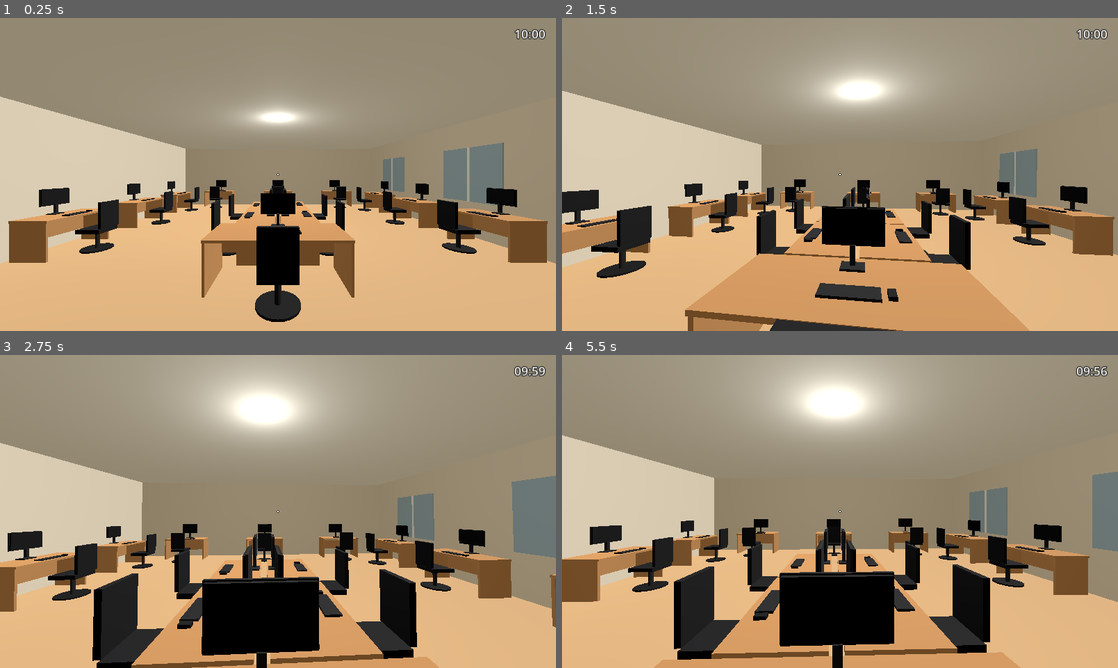
Above: before the commit, frames 1-4 (two rows, left to right).
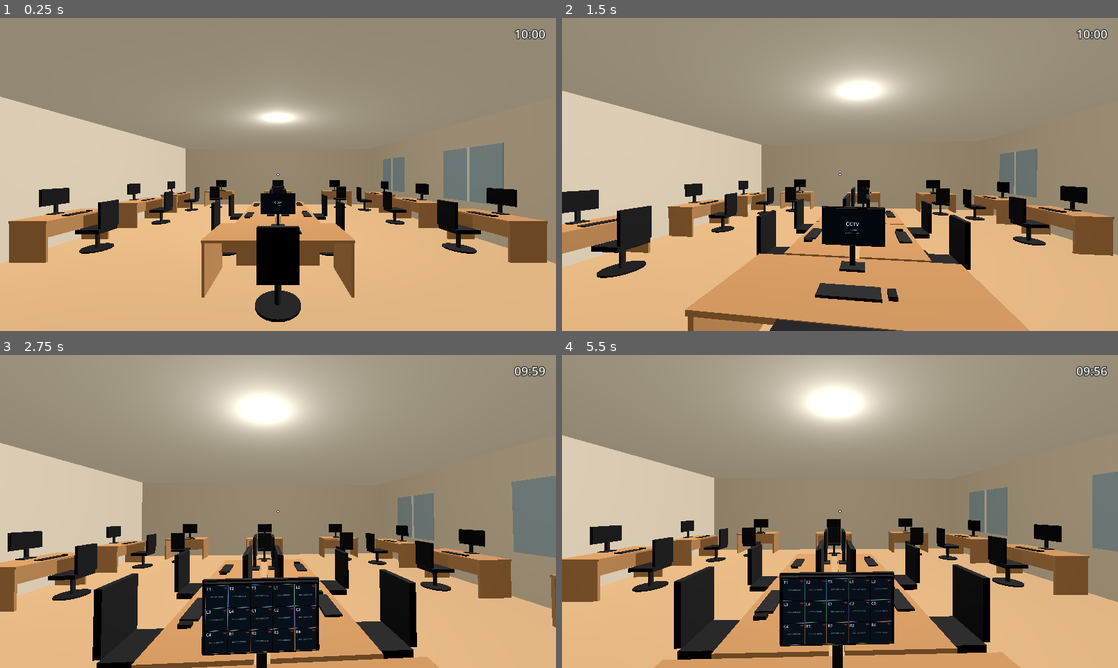
Above: after the commit, the same moments.

Repository: 1249137-star/Spot_the_cheater
Game: Godot game, scene res://scenes/game/game.tscn
The game is run twice, just before and just after one commit, with the same random seed, the same clock (stepped at 60 frames per second) and the same inputs.
Inputs (mouse positions are in pixels of both pictures, inside the frame that each line leads up to):
- Up to frame 1 (0.25 s): no input
- Up to frame 2 (1.5 s): tap Enter at 0.5 s; move the mouse to (867, 174) at 0.52 s; hold E (interact) 0.53-1.28 s; hold W (move_forward) from 0.53 s (still down); tap Space (jump) at 0.77 s; tap C (toggle_cctv, bound only after the commit) at 0.8, 1.35 s; move the mouse to (812, 174) at 1.27 s
- Up to frame 3 (2.75 s): keep holding W (move_forward); tap Space (jump) at 1.52 s; tap E (interact) at 1.55 s; move the mouse to (289, 505) at 2.02 s; hold E (interact) from 2.03 s (still down); tap C (toggle_cctv, bound only after the commit) at 2.3 s
- Up to frame 4 (5.5 s): keep holding W (move_forward); tap Space (jump) at 2.75, 3.02, 3.77, 4.52 s; move the mouse to (834, 517) at 2.77 s; release E (interact) at 2.78 s; tap C (toggle_cctv, bound only after the commit) at 2.85, 3.8, 4.35, 5.3 s; tap E (interact) at 3.05, 4.55 s; move the mouse to (878, 514) at 3.52 s; hold E (interact) 3.53-4.28 s; move the mouse to (795, 508) at 4.27 s; move the mouse to (845, 511) at 5.02 s; hold E (interact) from 5.03 s (still down)

The runs differ from the first frame. In frame 1, less than 0.1% of the frame differs, in the area x 49-51%, y 58-63%; in frame 2, less than 0.1%; in frame 3, 4.2%, in the area x 36-57%, y 72-96%; in frame 4, 4.0%.

Commit message:
feat: макет CCTV

Diff:
--- a/project.godot
+++ b/project.godot
@@ -59,6 +59,11 @@
 "events": [Object(InputEventKey,"resource_local_to_scene":false,"resource_name":"","device":-1,"window_id":0,"alt_press …(190 unchanged characters)…
 ]
 }
+toggle_cctv={
+"deadzone": 0.5,
+"events": [Object(InputEventKey,"resource_local_to_scene":false,"resource_name":"","device":-1,"window_id":0,"alt_pressed":false,"shift_pressed":false,"ctrl_pressed":false,"meta_pressed":false,"pressed":false,"keycode":0,"physical_keycode":67,"key_label":0,"unicode":0,"location":0,"echo":false,"script":null)
+]
+}
 
 [rendering]
 
--- a/scenes/game/game.tscn
+++ b/scenes/game/game.tscn
@@ -6,6 +6,7 @@
 [ext_resource type="Script" path="res://scripts/ui/timer_label.gd" id="4_timer_label"]
 [ext_resource type="PackedScene" path="res://scenes/ui/pause_menu.tscn" id="5_pause_menu"]
 [ext_resource type="Script" path="res://scripts/ui/crosshair.gd" id="6_crosshair"]
+[ext_resource type="PackedScene" path="res://scenes/props/teacher_cctv_monitor.tscn" id="7_cctv_monitor"]
 
 [node name="Game" type="Node3D"]
 
@@ -16,6 +17,9 @@
 
 [node name="Player" parent="." instance=ExtResource("2_player")]
 transform = Transform3D(1, 0, 0, 0, 1, 0, 0, 0, 1, 0, 0.05, 5)
+
+[node name="TeacherCCTV" parent="." instance=ExtResource("7_cctv_monitor")]
+transform = Transform3D(1, 0, 0, 0, 1, 0, 0, 0, 1, 0, 1.12, 1.6785)
 
 [node name="HUD" type="CanvasLayer" parent="."]
 
--- a/scenes/player/player.tscn
+++ b/scenes/player/player.tscn
@@ -21,4 +21,4 @@
 [node name="RayCast3D" type="RayCast3D" parent="Camera3D"]
 target_position = Vector3(0, 0, -2.5)
 enabled = true
-collision_mask = 3
+collision_mask = 7
--- /dev/null
+++ b/scenes/props/teacher_cctv_monitor.tscn
@@ -0,0 +1,81 @@
+[gd_scene load_steps=5 format=3]
+
+[ext_resource type="Script" path="res://scripts/props/teacher_cctv_monitor.gd" id="1_monitor"]
+[ext_resource type="PackedScene" path="res://scenes/ui/cctv_grid.tscn" id="2_grid"]
+
+[sub_resource type="QuadMesh" id="QuadMesh_screen"]
+size = Vector2(0.53, 0.32)
+
+[sub_resource type="BoxShape3D" id="Shape_monitor"]
+size = Vector3(0.53, 0.32, 0.05)
+
+[node name="TeacherCCTV" type="StaticBody3D" groups=["cctv_monitor"]]
+collision_layer = 4
+collision_mask = 0
+script = ExtResource("1_monitor")
+
+[node name="CollisionShape3D" type="CollisionShape3D" parent="."]
+transform = Transform3D(1, 0, 0, 0, 1, 0, 0, 0, 1, 0, 0, -0.01)
+shape = SubResource("Shape_monitor")
+
+[node name="Screen" type="MeshInstance3D" parent="."]
+transform = Transform3D(1, 0, 0, 0, 1, 0, 0, 0, 1, 0, 0, 0.002)
+mesh = SubResource("QuadMesh_screen")
+
+[node name="SubViewport" type="SubViewport" parent="."]
+disable_3d = true
+gui_disable_input = true
+size = Vector2i(800, 480)
+render_target_update_mode = 4
+
+[node name="CCTVFeed" parent="SubViewport" instance=ExtResource("2_grid")]
+
+[node name="Standby" type="Control" parent="SubViewport"]
+anchors_preset = 15
+anchor_right = 1.0
+anchor_bottom = 1.0
+grow_horizontal = 2
+grow_vertical = 2
+mouse_filter = 2
+
+[node name="Bg" type="ColorRect" parent="SubViewport/Standby"]
+anchors_preset = 15
+anchor_right = 1.0
+anchor_bottom = 1.0
+grow_horizontal = 2
+grow_vertical = 2
+mouse_filter = 2
+color = Color(0.03, 0.05, 0.07, 1)
+
+[node name="Center" type="CenterContainer" parent="SubViewport/Standby"]
+anchors_preset = 15
+anchor_right = 1.0
+anchor_bottom = 1.0
+grow_horizontal = 2
+grow_vertical = 2
+mouse_filter = 2
+
+[node name="VBox" type="VBoxContainer" parent="SubViewport/Standby/Center"]
+layout_mode = 2
+theme_override_constants/separation = 10
+
+[node name="Title" type="Label" parent="SubViewport/Standby/Center/VBox"]
+layout_mode = 2
+theme_override_colors/font_color = Color(0.75, 0.85, 0.95, 1)
+theme_override_font_sizes/font_size = 72
+text = "CCTV"
+horizontal_alignment = 1
+
+[node name="Count" type="Label" parent="SubViewport/Standby/Center/VBox"]
+layout_mode = 2
+theme_override_colors/font_color = Color(0.5, 0.6, 0.7, 1)
+theme_override_font_sizes/font_size = 24
+text = "15 камер"
+horizontal_alignment = 1
+
+[node name="Hint" type="Label" parent="SubViewport/Standby/Center/VBox"]
+layout_mode = 2
+theme_override_colors/font_color = Color(0.6, 0.72, 0.82, 1)
+theme_override_font_sizes/font_size = 20
+text = "E или C — открыть"
+horizontal_alignment = 1
--- /dev/null
+++ b/scenes/ui/cctv_grid.tscn
@@ -0,0 +1,12 @@
+[gd_scene load_steps=2 format=3]
+
+[ext_resource type="Script" path="res://scripts/ui/cctv_grid.gd" id="1_cctv_grid"]
+
+[node name="CCTVFeed" type="Control"]
+anchors_preset = 15
+anchor_right = 1.0
+anchor_bottom = 1.0
+grow_horizontal = 2
+grow_vertical = 2
+mouse_filter = 2
+script = ExtResource("1_cctv_grid")
--- a/scripts/player/player_controller.gd
+++ b/scripts/player/player_controller.gd
@@ -11,6 +11,7 @@
 @export var jump_velocity: float = 2.8
 @export var sit_distance: float = 1.0
 @export var stand_step: float = 0.8
+@export var cctv_distance: float = 3.0
 
 @onready var camera: Camera3D = $Camera3D
 @onready var ray: RayCast3D = $Camera3D/RayCast3D
@@ -41,6 +42,8 @@
 			)
 	elif event.is_action_pressed("interact"):
 		_try_interact()
+	elif event.is_action_pressed("toggle_cctv"):
+		_toggle_cctv()
 	elif event is InputEventMouseButton and event.button_index == MOUSE_BUTTON_RIGHT and event.pressed:
 		_try_interact()
 
@@ -78,6 +81,11 @@
 	if target == null:
 		return
 
+	if target.is_in_group("cctv_monitor"):
+		if target.has_method("interact"):
+			target.interact()
+		return
+
 	if not target.is_in_group("teacher_seat"):
 		print("[E] ", target.name)
 		return
@@ -96,6 +104,23 @@
 		return
 
 	_sit(sit_point.global_position)
+
+
+func _toggle_cctv() -> void:
+	var monitor := get_tree().get_first_node_in_group("cctv_monitor")
+	if monitor == null or not monitor.has_method("interact"):
+		return
+
+	var flat_distance := Vector2(
+		global_position.x - monitor.global_position.x,
+		global_position.z - monitor.global_position.z
+	).length()
+
+	if flat_distance > cctv_distance:
+		print("[CCTV] Слишком далеко: %.2f м" % flat_distance)
+		return
+
+	monitor.interact()
 
 
 func _sit(seat_position: Vector3) -> void:
--- /dev/null
+++ b/scripts/props/teacher_cctv_monitor.gd
@@ -0,0 +1,31 @@
+extends StaticBody3D
+
+## Монитор преподавателя с сеткой CCTV 3×5.
+## Картинка рисуется в SubViewport и выводится на экран 3D-модели.
+## Открывается и закрывается взаимодействием (E / ПКМ) или клавишей C.
+
+@onready var viewport: SubViewport = $SubViewport
+@onready var screen: MeshInstance3D = $Screen
+@onready var feed: Control = $SubViewport/CCTVFeed
+@onready var standby: Control = $SubViewport/Standby
+
+var is_open: bool = false
+
+
+func _ready() -> void:
+	var material := StandardMaterial3D.new()
+	material.shading_mode = BaseMaterial3D.SHADING_MODE_UNSHADED
+	material.albedo_texture = viewport.get_texture()
+	screen.material_override = material
+	set_open(false)
+
+
+func interact() -> void:
+	set_open(not is_open)
+
+
+func set_open(value: bool) -> void:
+	is_open = value
+	feed.visible = value
+	standby.visible = not value
+	print("[CCTV] %s" % ("открыт" if value else "закрыт"))
--- /dev/null
+++ b/scripts/ui/cctv_grid.gd
@@ -0,0 +1,102 @@
+extends Control
+
+## Сетка CCTV 3×5: 15 заглушек камер учеников.
+## Пока вместо картинки — название места и «нет сигнала».
+## Позже на место заглушек подставятся текстуры SubViewport из сцен станций.
+
+const COLUMNS := 5
+const GAP := 3
+const MARGIN := 4
+
+const PLACES: PackedStringArray = [
+	"T1", "T2", "T3", "L1", "L2",
+	"L3", "L4", "C1", "C2", "C3",
+	"C4", "R1", "R2", "R3", "R4",
+]
+
+const COLOR_BG := Color(0.02, 0.03, 0.04)
+const COLOR_CELL := Color(0.05, 0.08, 0.11)
+const COLOR_BORDER := Color(0.2, 0.32, 0.4)
+const COLOR_NAME := Color(0.85, 0.92, 1.0)
+const COLOR_STATUS := Color(0.42, 0.5, 0.57)
+const COLOR_REC := Color(1.0, 0.28, 0.28)
+
+## Цвет рамки по зоне класса: T — верхний ряд, L/R — боковые, C — остров.
+const AREA_COLORS := {
+	"T": Color(0.35, 0.65, 0.85),
+	"L": Color(0.4, 0.75, 0.5),
+	"R": Color(0.85, 0.6, 0.35),
+	"C": Color(0.65, 0.55, 0.85),
+}
+
+
+func _ready() -> void:
+	mouse_filter = Control.MOUSE_FILTER_IGNORE
+	_build()
+
+
+func _build() -> void:
+	var background := ColorRect.new()
+	background.color = COLOR_BG
+	background.set_anchors_and_offsets_preset(Control.PRESET_FULL_RECT)
+	background.mouse_filter = Control.MOUSE_FILTER_IGNORE
+	add_child(background)
+
+	var grid := GridContainer.new()
+	grid.columns = COLUMNS
+	grid.set_anchors_and_offsets_preset(Control.PRESET_FULL_RECT)
+	grid.offset_left = MARGIN
+	grid.offset_top = MARGIN
+	grid.offset_right = -MARGIN
+	grid.offset_bottom = -MARGIN
+	grid.add_theme_constant_override("h_separation", GAP)
+	grid.add_theme_constant_override("v_separation", GAP)
+	add_child(grid)
+
+	for place in PLACES:
+		grid.add_child(_make_cell(place))
+
+
+func _make_cell(place: String) -> Control:
+	var cell := Panel.new()
+	cell.size_flags_horizontal = Control.SIZE_EXPAND_FILL
+	cell.size_flags_vertical = Control.SIZE_EXPAND_FILL
+	cell.mouse_filter = Control.MOUSE_FILTER_IGNORE
+
+	var style := StyleBoxFlat.new()
+	style.bg_color = COLOR_CELL
+	style.border_color = AREA_COLORS.get(place.left(1), COLOR_BORDER)
+	style.set_border_width_all(1)
+	style.set_corner_radius_all(2)
+	cell.add_theme_stylebox_override("panel", style)
+
+	var name_label := Label.new()
+	name_label.text = place
+	name_label.position = Vector2(7, 2)
+	name_label.add_theme_font_size_override("font_size", 28)
+	name_label.add_theme_color_override("font_color", COLOR_NAME)
+	cell.add_child(name_label)
+
+	var rec_label := Label.new()
+	rec_label.text = "REC"
+	rec_label.horizontal_alignment = HORIZONTAL_ALIGNMENT_RIGHT
+	rec_label.anchor_left = 1.0
+	rec_label.anchor_right = 1.0
+	rec_label.offset_left = -40.0
+	rec_label.offset_top = 7.0
+	rec_label.offset_right = -7.0
+	rec_label.offset_bottom = 23.0
+	rec_label.add_theme_font_size_override("font_size", 12)
+	rec_label.add_theme_color_override("font_color", COLOR_REC)
+	cell.add_child(rec_label)
+
+	var status_label := Label.new()
+	status_label.text = "нет сигнала"
+	status_label.horizontal_alignment = HORIZONTAL_ALIGNMENT_CENTER
+	status_label.vertical_alignment = VERTICAL_ALIGNMENT_CENTER
+	status_label.set_anchors_and_offsets_preset(Control.PRESET_FULL_RECT)
+	status_label.add_theme_font_size_override("font_size", 16)
+	status_label.add_theme_color_override("font_color", COLOR_STATUS)
+	cell.add_child(status_label)
+
+	return cell
Not shown: 1 places in scenes/game/game.tscn that only renumber resources
